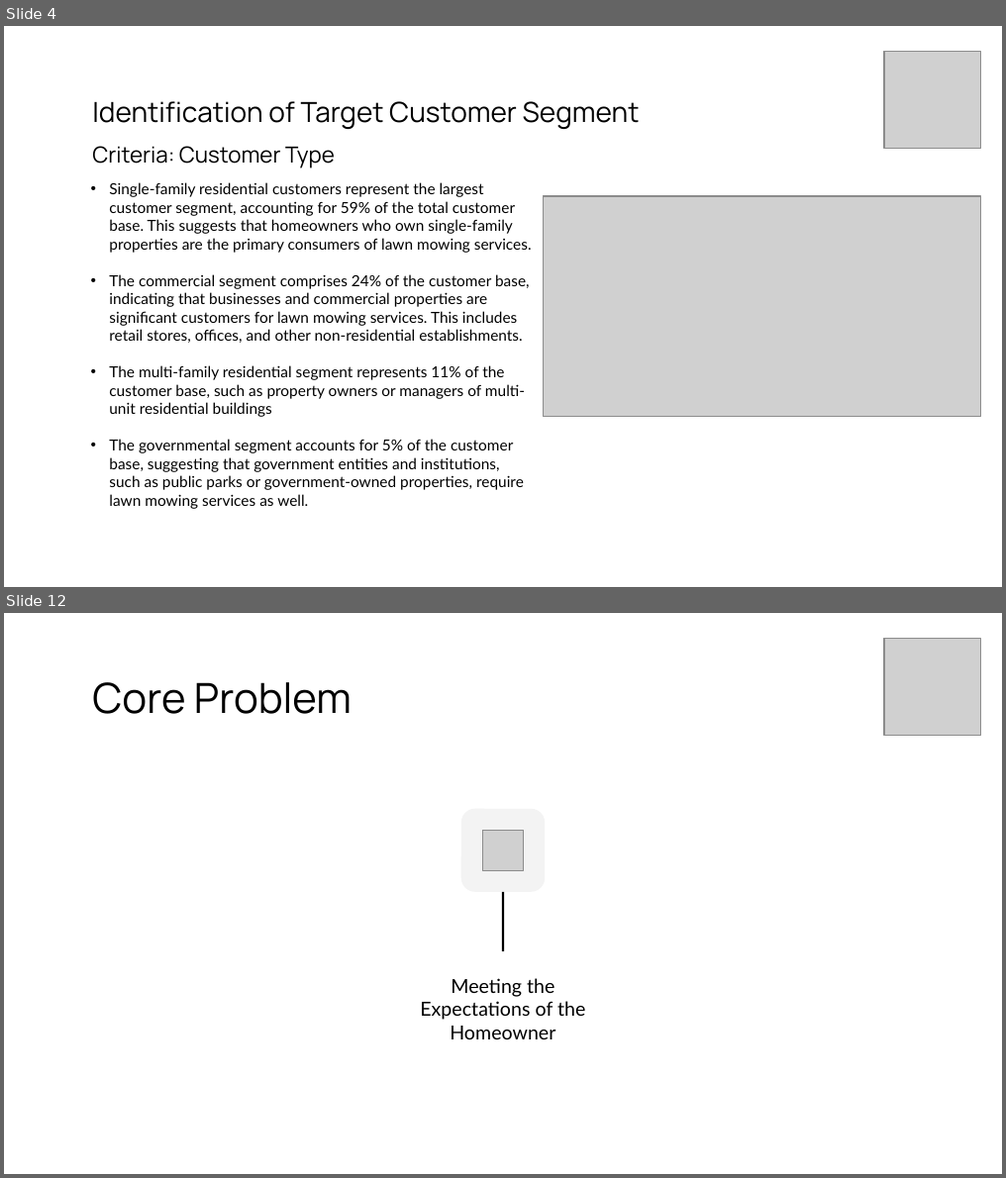
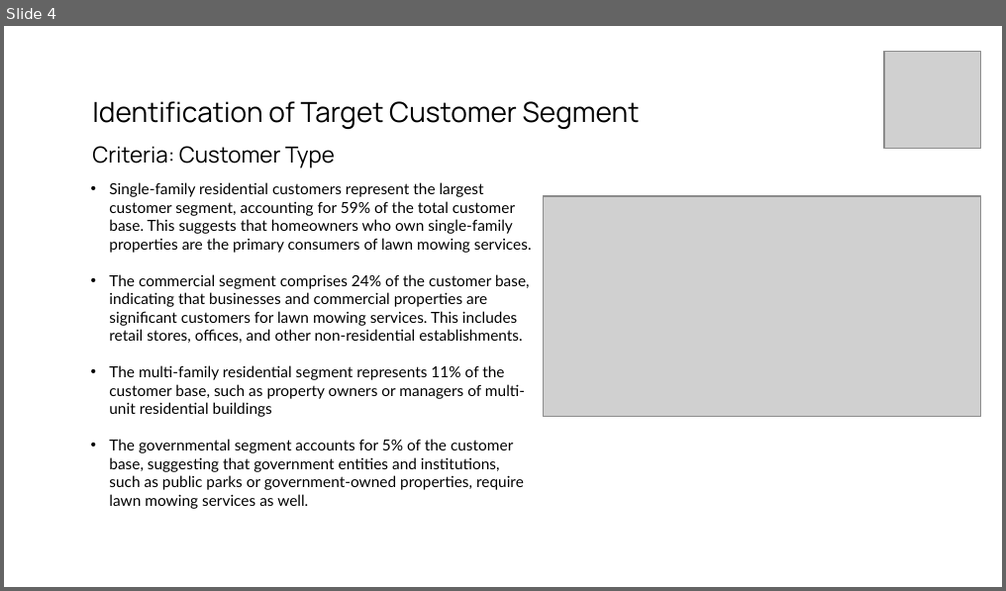
Before and after one commit to gasserahmed/VT-MIT, a slide deck: MGT5824-Tech-based Entrepreneurship/Assignments/Milestone #1 - AI Venture Concept Customer Discovery/gasser18-milestone1_customer_discovery_slides.pptx. Shown one above the other, each under a label of ours: slides 4 and 12 before the commit, slide 4 after it; the slides between them are not shown. The pictures are 1006x1178 and 1006x591 pixels, drawn with LibreOffice and Linux fonts; fonts in the diff are those of the drawing; grey boxes stand for pictures. Boxes give left, top, right and bottom in pixels: in the first picture for what was removed or moved away, otherwise in the second. Text is boxed around its words. In the diff, an @@ line names an element or a change of style, - is before the commit and + after.

```diff
--- a/MGT5824-Tech-based Entrepreneurship/Assignments/Milestone #1 - AI Venture Concept Customer Discovery/gasser18-milestone1_customer_discovery_slides.pptx
+++ b/MGT5824-Tech-based Entrepreneurship/Assignments/Milestone #1 - AI Venture Concept Customer Discovery/gasser18-milestone1_customer_discovery_slides.pptx
@@ slide 12 removed at (x1=4, y1=613, x2=1002, y2=1174), background #FFFFFF @@
@@ picture removed at (x1=884, y1=639, x2=981, y2=736) @@
@@ title removed at (x1=92, y1=682, x2=351, y2=714) @@
-Core Problem
@@ group removed at (x1=420, y1=809, x2=585, y2=1040): 1 rounded rectangle, 1 text, 1 line, 1 picture @@
-Meeting the Expectations of the Homeowner
```
Also in this commit, not shown: 3 slides changed, 4 slides added, 8 other slides removed, 5 other files.
